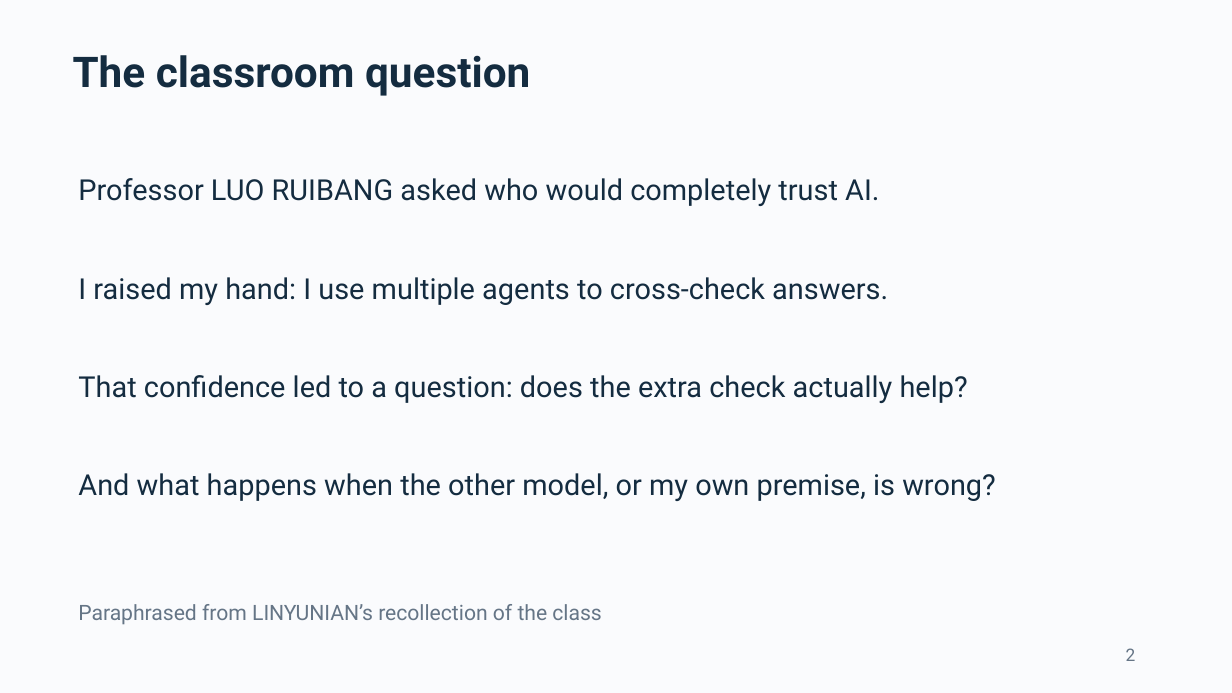
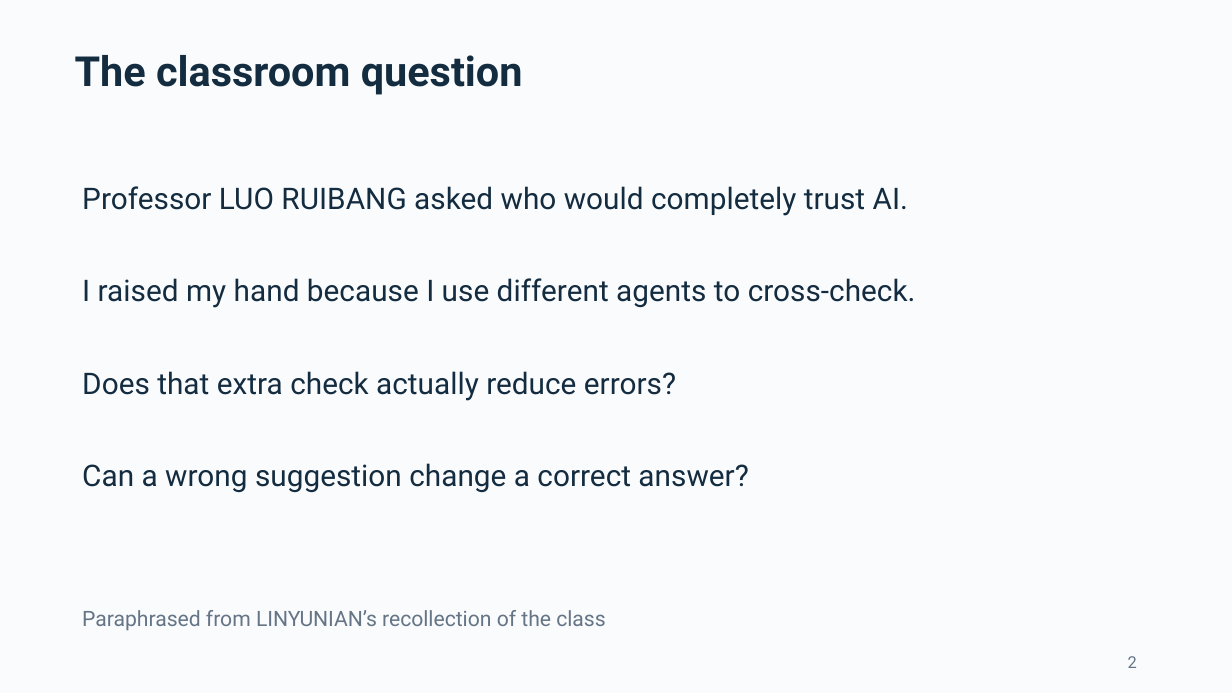
Before and after one commit to ThomasLin070217/comp2501-ai-reliability, a slide deck: slide 2 of Submission_Pack/COMP2501_presentation.pptx. Drawn at 1232x693 pixels with LibreOffice and Linux fonts; fonts in the diff are those of the drawing. Boxes give left, top, right and bottom in pixels: in the first picture for what was removed or moved away, otherwise in the second. Text is boxed around its words. In the diff, an @@ line names an element or a change of style, - is before the commit and + after.

```diff
--- a/Submission_Pack/COMP2501_presentation.pptx
+++ b/Submission_Pack/COMP2501_presentation.pptx
@@ text "The classroom question" at (x1=75, y1=55, x2=523, y2=95): size 33 to 32.2 pt @@
@@ text "Professor LUO RUIBANG asked who ..." moved from (x1=78, y1=178, x2=879, y2=206) to (x1=82, y1=186, x2=908, y2=216) @@
@@ text "Professor LUO RUIBANG asked who ..." at (x1=82, y1=186, x2=908, y2=216): size 22.5 to 23.2 pt @@
@@ text at (x1=82, y1=278, x2=916, y2=308): text changed; size 22.5 to 23.2 pt @@
-I raised my hand: I use multiple agents to cross-check answers.
+I raised my hand because I use different agents to cross-check.
@@ text at (x1=82, y1=371, x2=676, y2=401): text changed; size 22.5 to 23.2 pt @@
-That confidence led to a question: does the extra check actually help?
+Does that extra check actually reduce errors?
@@ text removed at (x1=78, y1=473, x2=996, y2=501) @@
-And what happens when the other model, or my own premise, is wrong?
@@ text added at (x1=82, y1=463, x2=748, y2=493), 23.2 pt, text #142C40 @@
+Can a wrong suggestion change a correct answer?
@@ text "Paraphrased from LINYUNIAN’s recollection of ..." moved from (x1=78, y1=604, x2=601, y2=625) to (x1=82, y1=610, x2=605, y2=631) @@
@@ text "2" moved from (x1=1126, y1=648, x2=1136, y2=661) to (x1=1128, y1=656, x2=1137, y2=668) @@
@@ text "2" at (x1=1128, y1=656, x2=1137, y2=668): size 13.5 to 12.8 pt @@
```
Also in this commit, not shown: 1 other slide changed, 18 slides added, 16 slides removed, 44 other files.
